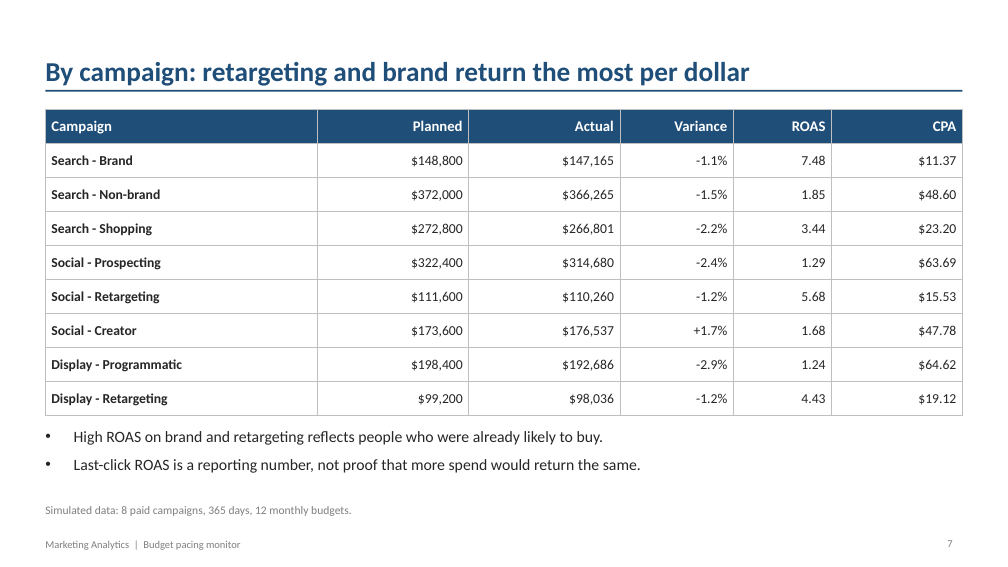
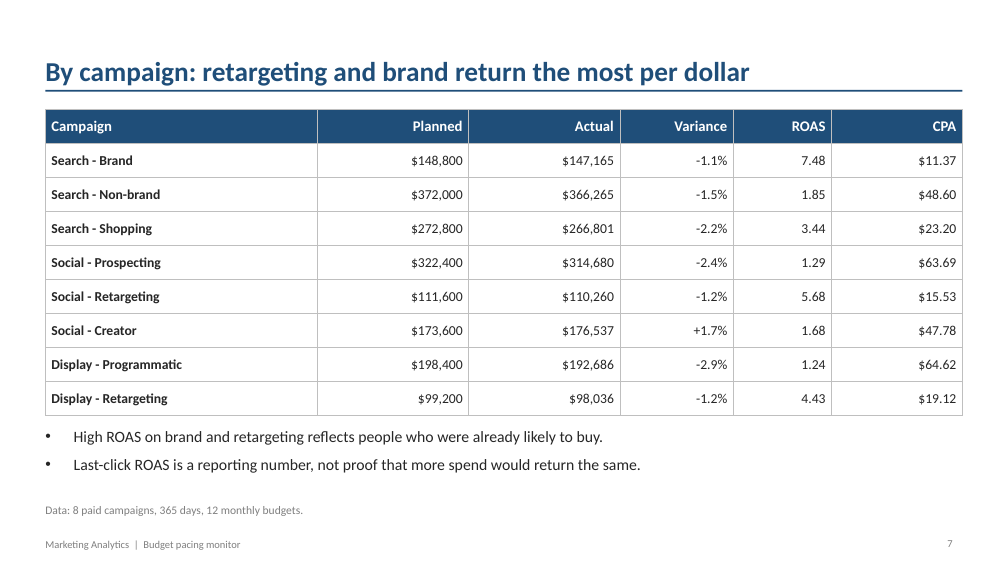
Before and after one commit to fanisridhar/sridhareguram.github.io, a slide deck: slide 7 of new-projects/Campaign_Budget_Pacing_Report.pptx. Drawn at 1008x567 pixels with LibreOffice and Linux fonts; fonts in the diff are those of the drawing. Boxes give left, top, right and bottom in pixels: in the first picture for what was removed or moved away, otherwise in the second. Text is boxed around its words. In the diff, an @@ line names an element or a change of style, - is before the commit and + after.

```diff
--- a/new-projects/Campaign_Budget_Pacing_Report.pptx
+++ b/new-projects/Campaign_Budget_Pacing_Report.pptx
@@ text at [45,506,304,516]: text changed @@
-Simulated data: 8 paid campaigns, 365 days, 12 monthly budgets.
+Data: 8 paid campaigns, 365 days, 12 monthly budgets.
```
Also in this commit, not shown: 6 other slides changed, 1 other file.
